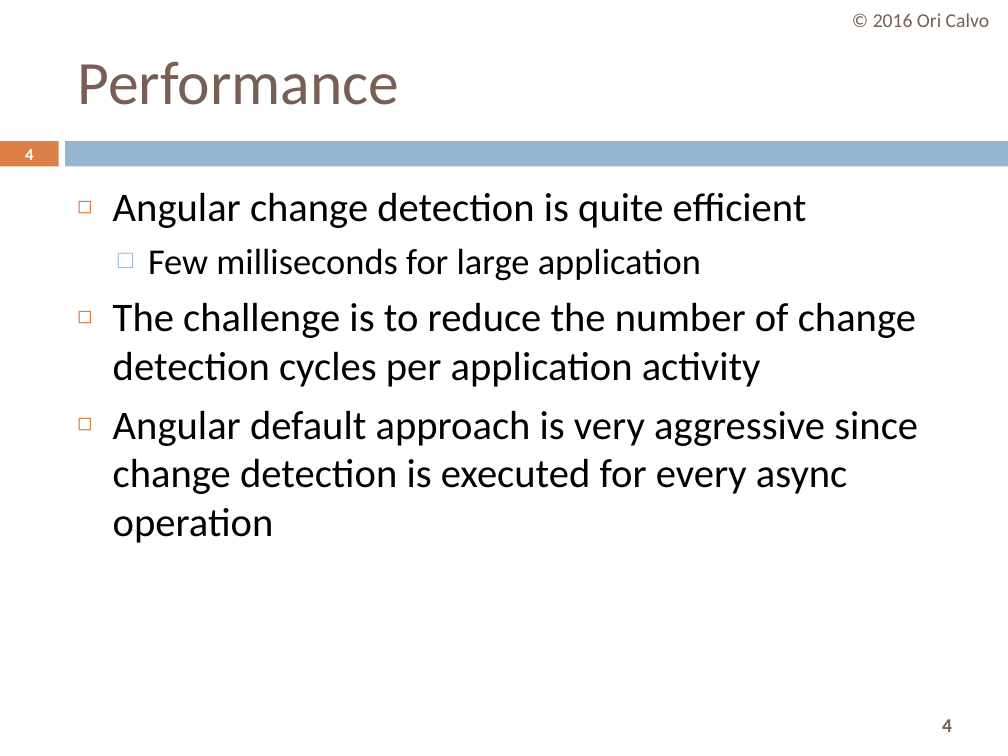
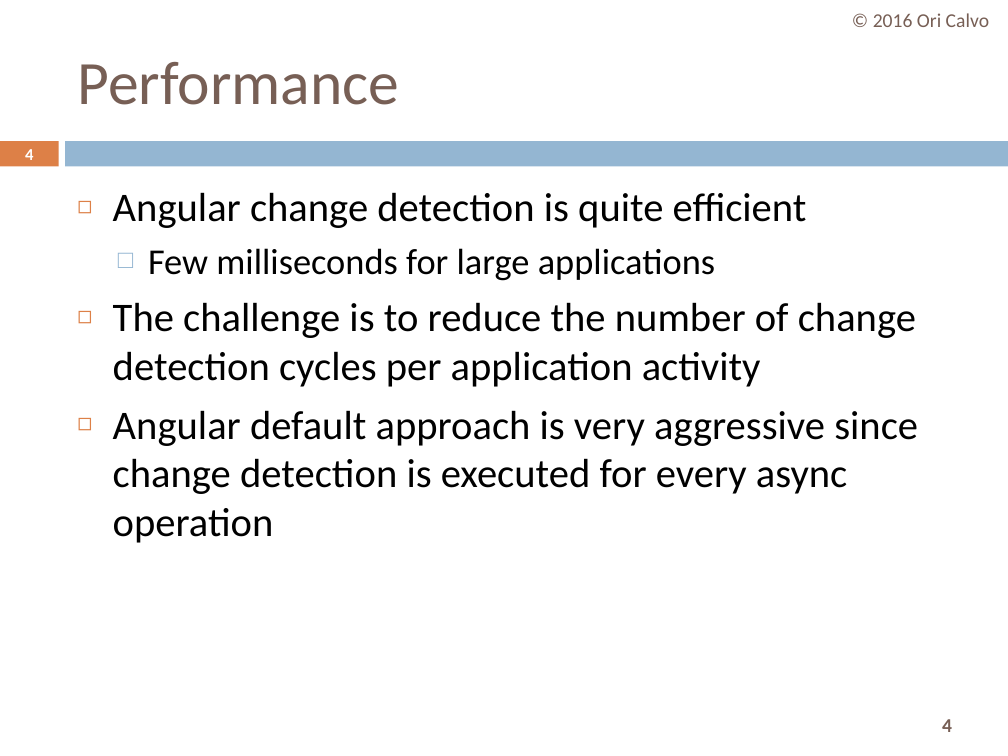
Before and after one commit to oricalvo/course-angular, a slide deck: slide 4 of PPTs/02 Change Detection.pptx. Drawn at 1008x756 pixels with LibreOffice and Linux fonts; fonts in the diff are those of the drawing. Boxes give left, top, right and bottom in pixels: in the first picture for what was removed or moved away, otherwise in the second. Text is boxed around its words. In the diff, an @@ line names an element or a change of style, - is before the commit and + after.

```diff
--- a/PPTs/02 Change Detection.pptx
+++ b/PPTs/02 Change Detection.pptx
@@ text at [148, 248, 715, 281]: text changed @@
-  □ Few milliseconds for large application
+  □ Few milliseconds for large applications
```
Also in this commit, not shown: 1 other slide changed, 2 other files.
